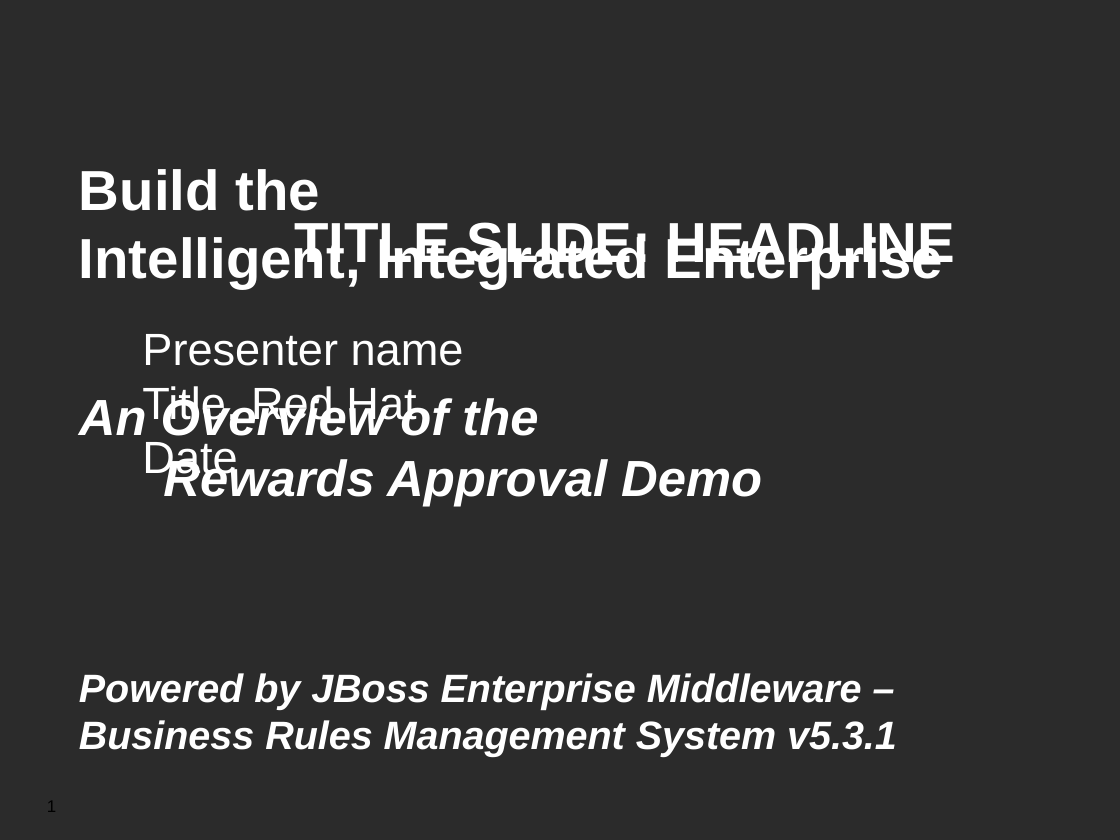
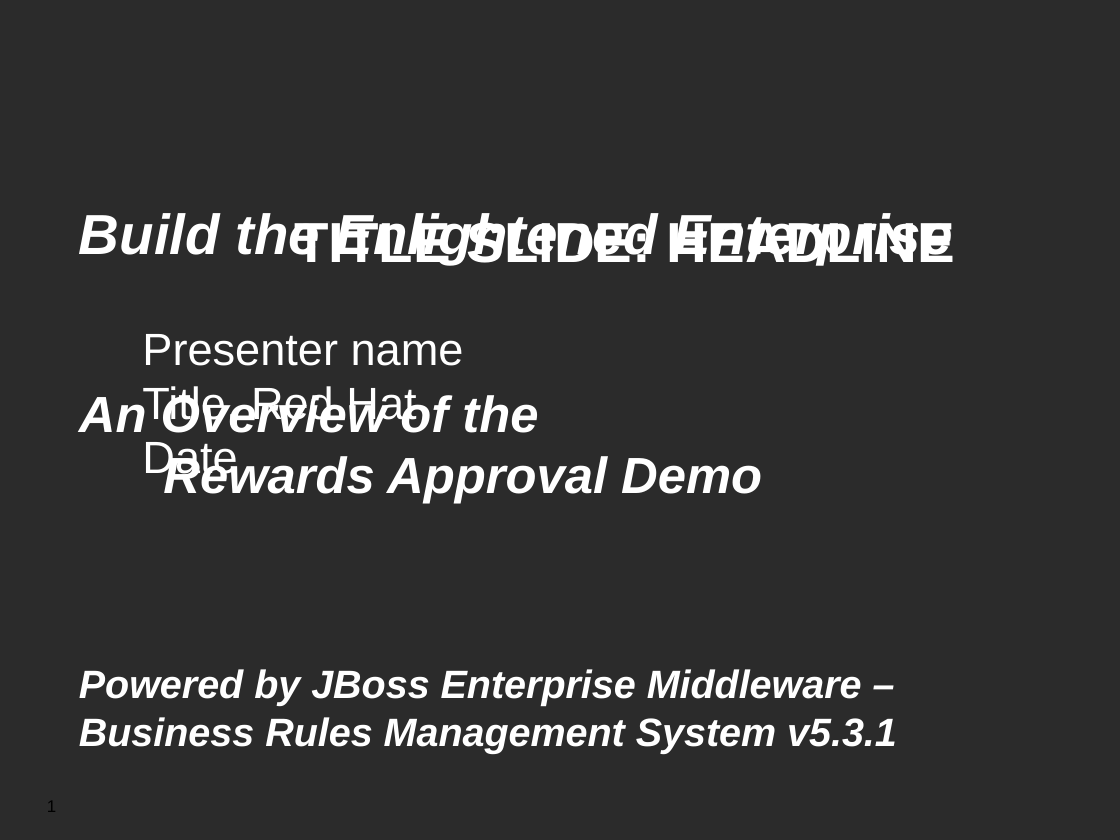
Before and after one commit to jbossdemocentral/brms-rewards-demo, a slide deck: slide 1 of Demo Overview.odp. Drawn at 1120x840 pixels with LibreOffice and Linux fonts; fonts in the diff are those of the drawing; background and template pictures are left out; a plain dark background stands for a picture behind light text. Boxes give left, top, right and bottom in pixels: in the first picture for what was removed or moved away, otherwise in the second. Text is boxed around its words. In the diff, an @@ line names an element or a change of style, - is before the commit and + after.

Commit message:
Added EE to overview slides.

```diff
--- a/Demo Overview.odp
+++ b/Demo Overview.odp
@@ text "Build the Enlightened Enterprise": place and size @@
-text "Build the Enlightened Enterprise" at (79, 169, 897, 757)
+text "Build the Enlightened Enterprise" at (79, 210, 953, 753)
@@ text at (79, 210, 953, 265): text changed; italic on @@
-Build the
-Intelligent, Integrated Enterprise
+Build the Enlightened Enterprise
```
Also in this commit, not shown: 1 other slide changed, 1 other file.
